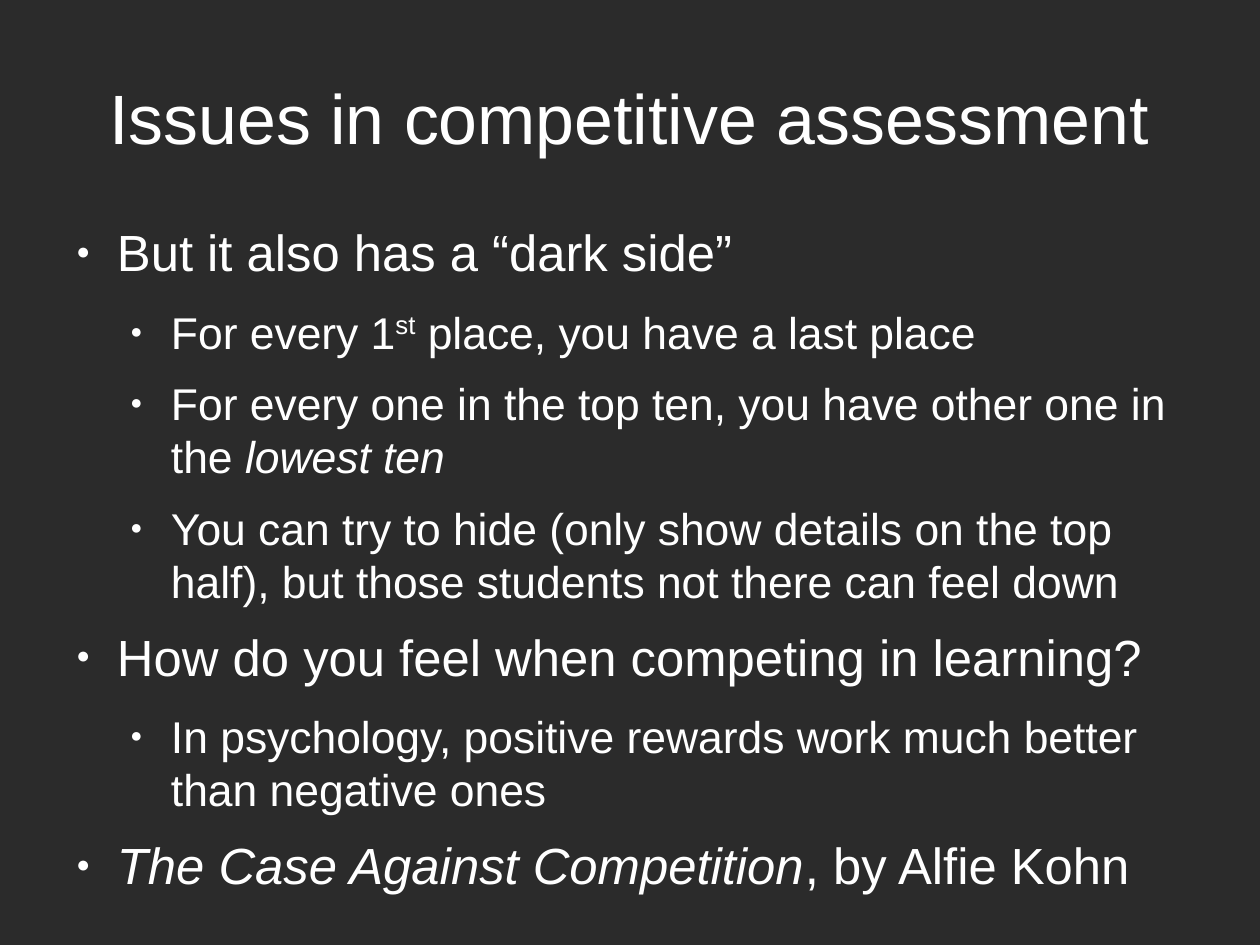
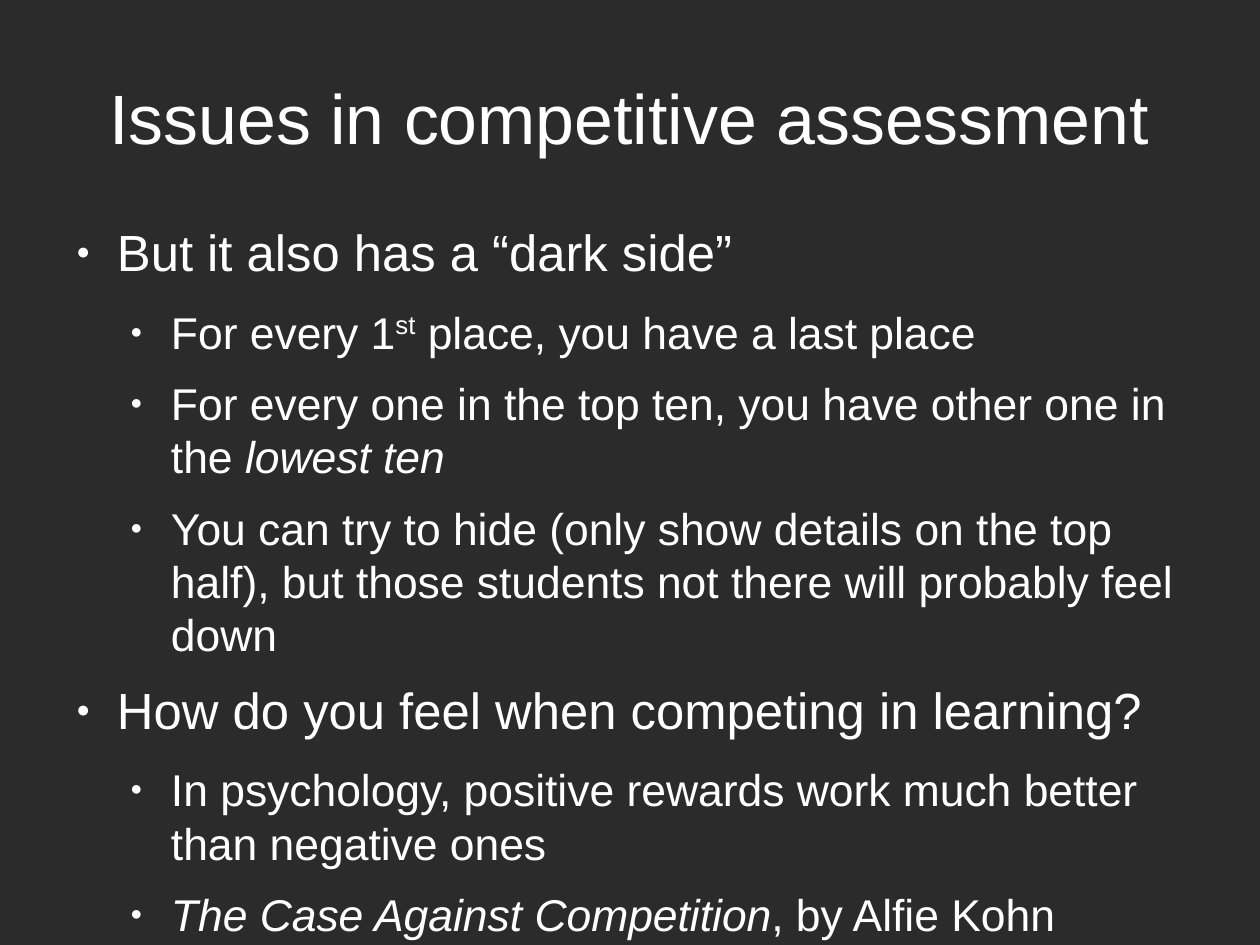
Before and after one commit to rompehielos013013013/gsiege, a slide deck: slide 5 of presentacion/Brunel2014/assessingCompetitions.odp. Drawn at 1260x945 pixels with LibreOffice and Linux fonts; fonts in the diff are those of the drawing; background and template pictures are left out; a plain dark background stands for a picture behind light text. Boxes give left, top, right and bottom in pixels: in the first picture for what was removed or moved away, otherwise in the second. Text is boxed around its words. In the diff, an @@ line names an element or a change of style, - is before the commit and + after.

```diff
--- a/presentacion/Brunel2014/assessingCompetitions.odp
+++ b/presentacion/Brunel2014/assessingCompetitions.odp
@@ text at (171, 512, 1173, 652): text changed @@
-  ● You can try to hide (only show details on the top half), but those students not there can feel down
+  ● You can try to hide (only show details on the top half), but those students not there will probably feel down
@@ text at (171, 898, 1055, 940): size 32 to 28 pt in "The Case Against Competition, by Alfie Kohn"; list level 1 to 2 in "The Case Against Competition, by ..." @@
```
Also in this commit, not shown: 10 other slides changed, 3 slides added.
